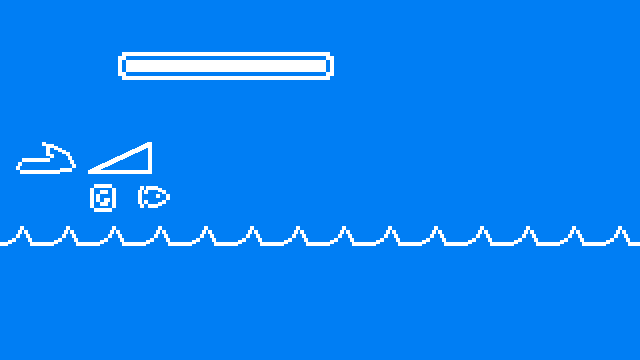
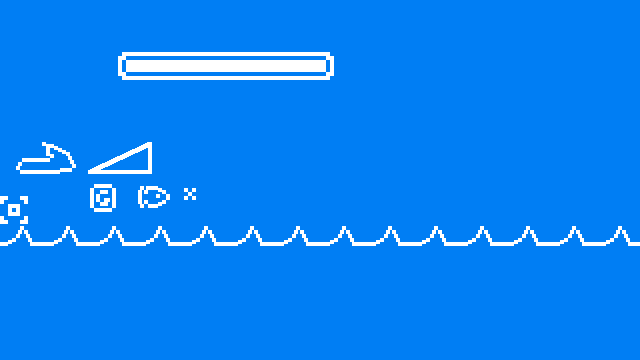
Comparing the layer stacks of the two 640px x 360px images. Changes:
added layer "fullscreen" above "toxic" over [0, 196, 28, 224]
added layer "toxic" above "kicker" over [184, 188, 196, 200]
